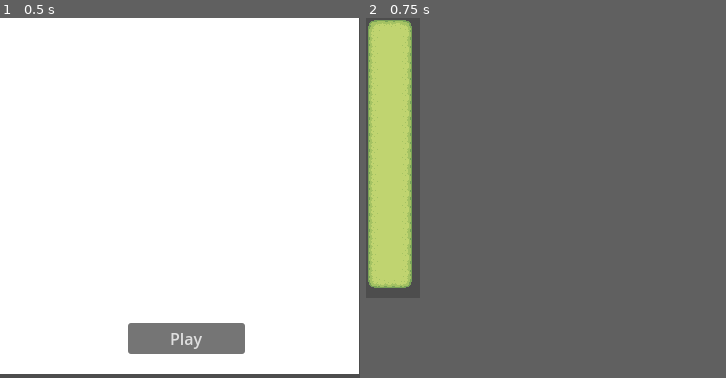
Above: before the commit, frames 1-2 (left to right).
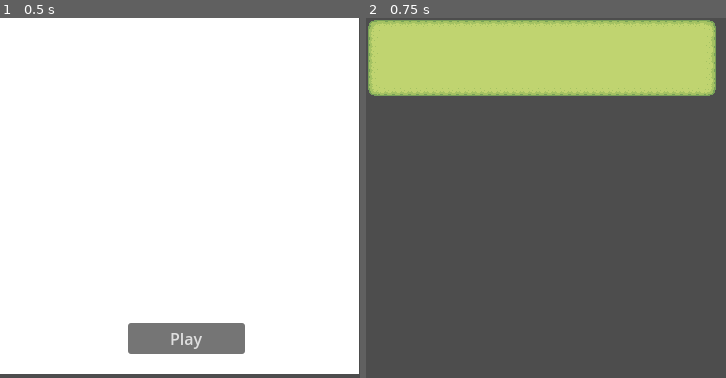
Above: after the commit, the same moments.

Repository: thiagoalgo/bordless-farm
Game: Godot game, scene res://scenes/scn_main.tscn
The game is run twice, just before and just after one commit, with the same random seed, the same clock (stepped at 60 frames per second) and the same inputs.
Inputs:
- Up to frame 1 (0.5 s): no input
- Up to frame 2 (0.75 s): click "Play" at 0.5 s
In our replay, in frame 2 the window is 54x280 before the commit and 360x360 after it. These sizes can differ from the game's own. Grey fills any space a smaller window leaves; there, only what the larger window draws over its background counts as a difference.

Frame 1 is identical in both runs. In frame 2, 25% of the frame differs, in the area x 0-98%, y 0-75%.

Commit message:
Remove unused _init function from scn_level.gd
Deleted the redundant _init() function from scn_level.gd as its logic was already handled elsewhere. This cleanup improves code clarity and removes unnecessary code.

Diff:
--- a/scripts/scn_level.gd
+++ b/scripts/scn_level.gd
@@ -43,12 +43,8 @@
 		map.orientation = GameWindowOrientation.HORIZONTAL
 
 	setup_done = true
-
-
-func _init() -> void:
 	calc_win_size()
 	calc_win_pos()
-
 
 func _ready() -> void:
 	assert(setup_done, "Call setup() before using this class.")
